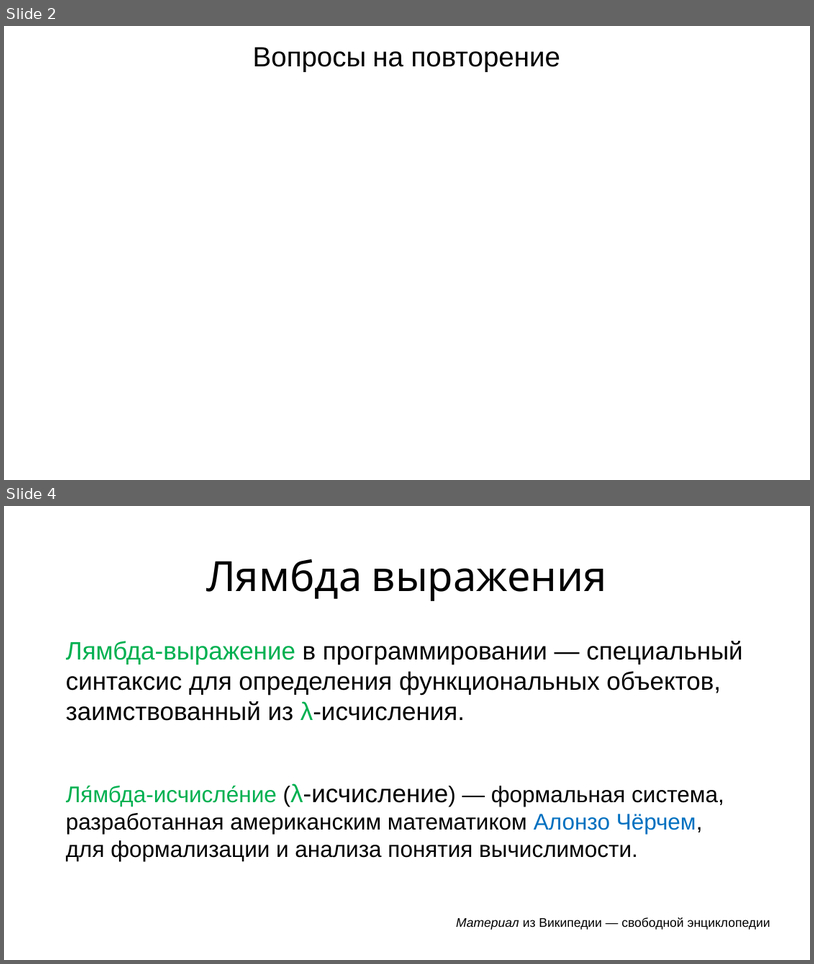
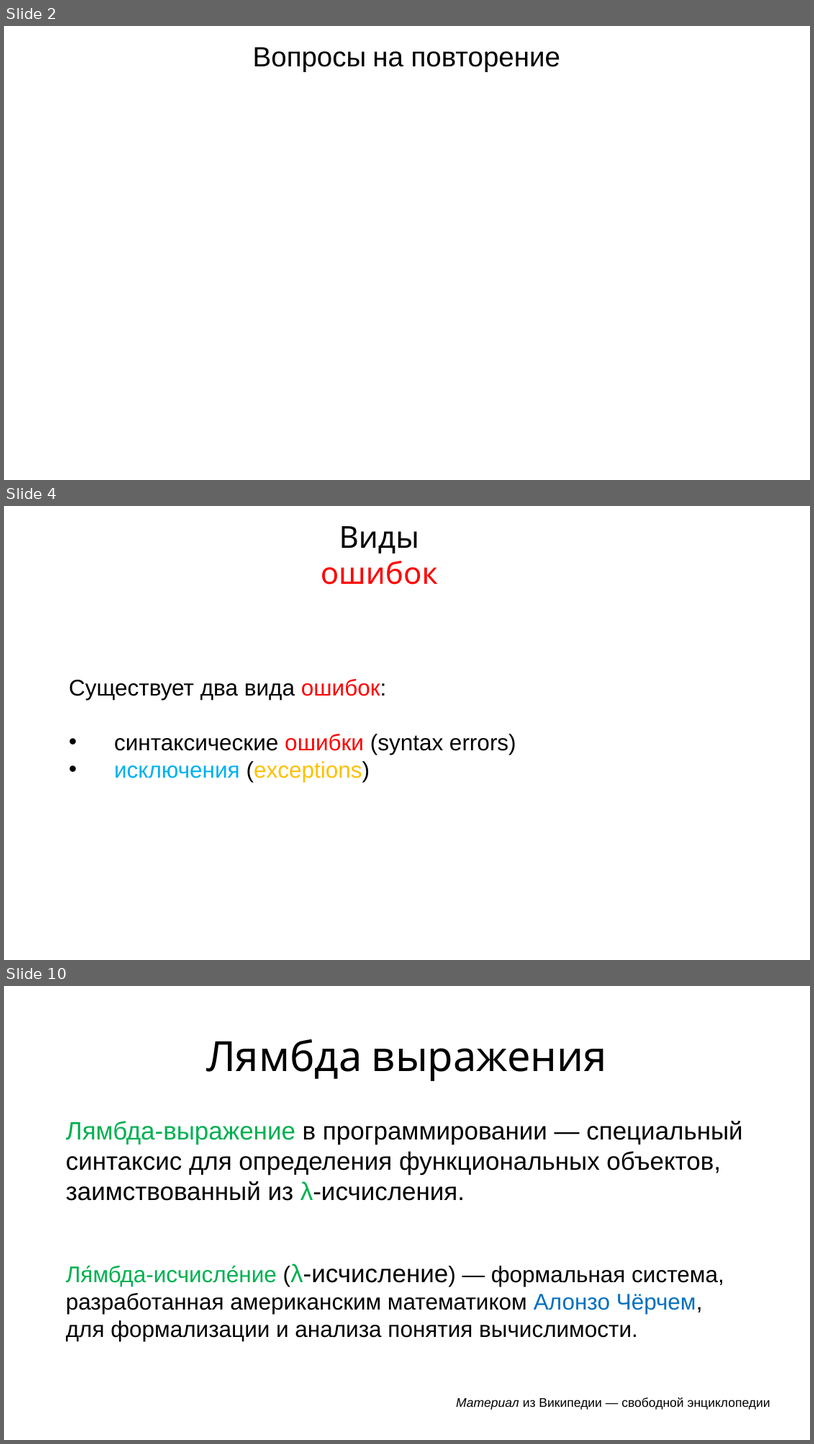
Before and after one commit to maxchv/LearnPython, a slide deck: week05/Exceptions.pptx. Shown one above the other, each under a label of ours: slides 2 and 4 before the commit, slides 2, 4 and 10 after it; the slides between them are not shown. The pictures are 814x964 and 814x1444 pixels, drawn with LibreOffice and Linux fonts; fonts in the diff are those of the drawing. Boxes give left, top, right and bottom in pixels: in the first picture for what was removed or moved away, otherwise in the second. Text is boxed around its words. In the diff, an @@ line names an element or a change of style, - is before the commit and + after.

```diff
--- a/week05/Exceptions.pptx
+++ b/week05/Exceptions.pptx
@@ slide 4 added at [4, 506, 810, 960], background #FFFFFF @@
@@ text added at [321, 526, 438, 584], 48 pt, text #FF0000 @@
+Виды ошибок
@@ text added at [69, 679, 517, 782], 36 pt, text #000000 @@
+Существует два вида ошибок:
+• синтаксические ошибки (syntax errors)
+• исключения (exceptions)
@@ what was slide 4 is now slide 10 @@
```
Also in this commit, not shown: 1 slide changed, 6 other slides added, 1 slide removed, 1 other file.
